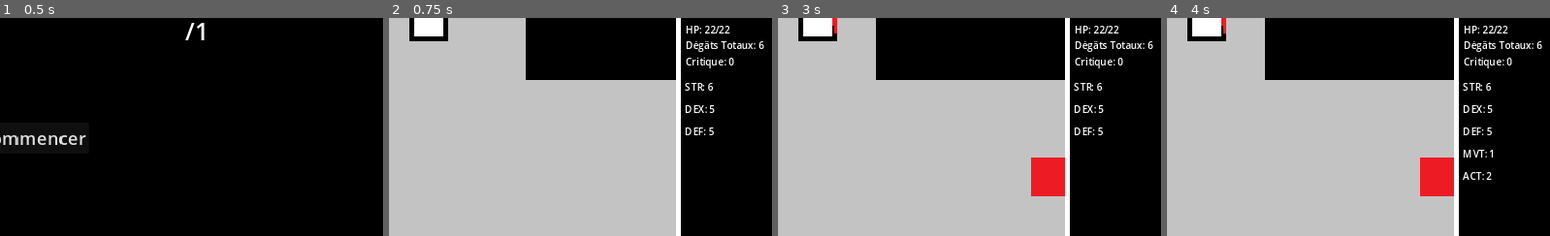
Above: before the commit, frames 1-4 (left to right).
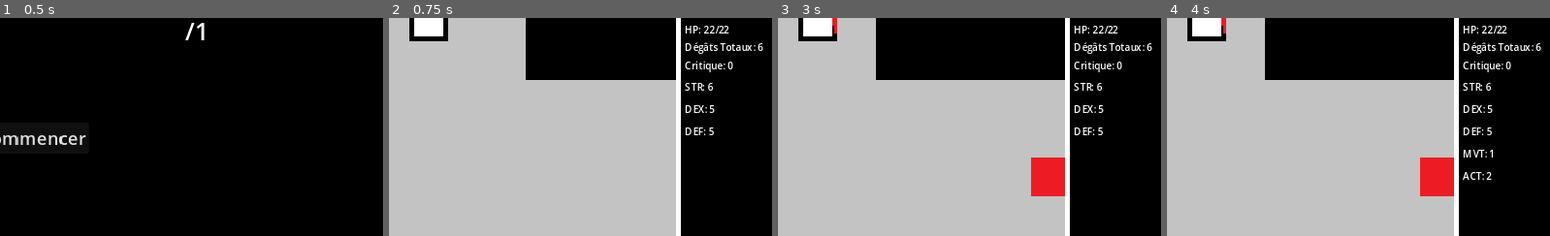
Above: after the commit, the same moments.

Repository: Deklou/Donjon_Not_Finale
Game: Godot game, scene res://root.tscn
Two runs of this game, one before a commit and one after it. Both use one fixed random seed, a clock stepped at 60 frames per second and the inputs below.
Inputs (mouse positions are % of the whole screen's width and height, from its top left):
- Up to frame 1 (0.5 s): no input
- Up to frame 2 (0.75 s): click "Commencer" at 0.5 s
- Up to frame 3 (3 s): tap Enter at 1.25, 2.75 s; drag from (85, 86) to (50, 32) at 1.27 s; tap Space at 2 s; drag from (29, 55) to (85, 86) at 2.02 s; move the mouse to (60, 28) at 2.77 s; hold D (right) from 2.78 s (still down)
- Up to frame 4 (4 s): release D (right) at 3.5 s; tap Space at 3.5 s; drag from (45, 70) to (80, 86) at 3.52 s
The pictures show only the part of the screen within x 44-94%, y 49-99%; the shares and areas given below are measured in that part.

Frame 1 is identical in both runs. In frame 2, 1.1% of the frame differs, in the area x 77-98%, y 3-25%; in frame 3, 1.1%; in frame 4, 1.1%.

Commit message:
ajout changement couleur stats interface arme équipée

Diff:
--- a/Autoload/Game_Data.gd
+++ b/Autoload/Game_Data.gd
@@ -21,6 +21,7 @@
 
 var player_MT : int = player_STR #dégâts totaux
 var player_CRT : int = 0 #% de coup critique
+var player_base_CRT : int = 0 #sert de valeur étalon pour la comparaison avec le crit
 
 #variables tampons
 
--- a/Autoload/Stats_system.gd
+++ b/Autoload/Stats_system.gd
@@ -39,6 +39,7 @@
 		GameData.player_MT = GameData.player_STR
 
 	GameData.player_CRT = GameData.player_CRT + (GameData.player_DEX/4) -1
+	GameData.player_base_CRT = GameData.player_base_CRT + (GameData.player_DEX/4) -1
 
 
 	########################################################################################################################
--- a/UI/Player_Profil_UI.gd
+++ b/UI/Player_Profil_UI.gd
@@ -3,12 +3,13 @@
 #On va chercher les différents label de l'interface droite
 
 @onready var UI_stat_LVL: Label = $LVL
+@onready var UI_stat_XP_bar : TextureProgressBar = $XP_bar
 @onready var UI_stat_XP : Label = $XP
 @onready var UI_stat_CP : Label = $CP
 
 @onready var UI_stat_HP : Label = $VBoxContainer2/HP
-@onready var UI_stat_MT : Label = $VBoxContainer2/MT
-@onready var UI_stat_CRT : Label = $VBoxContainer2/CRT
+@onready var UI_stat_MT : RichTextLabel = $VBoxContainer2/MT
+@onready var UI_stat_CRT : RichTextLabel = $VBoxContainer2/CRT
 
 @onready var UI_stat_STR : Label = $Player_Stats/STR
 @onready var UI_stat_DEX : Label = $Player_Stats/DEX
@@ -66,36 +67,48 @@
 	############### XP ################
 
 	UI_stat_XP.text = "Exp: " + str(GameData.player_XP)
-	$XP_bar.update_xp_progress(GameData.player_XP)
+	UI_stat_XP_bar.update_xp_progress(GameData.player_XP)
 
 	###################################
 
 	UI_stat_CP.text = "Point de compétence: " + str(GameData.player_CP)
 
 	UI_stat_HP.text = "HP: " + str(GameData.player_HP) + "/" + str(GameData.player_MAX_HP)
+
+	UI_stat_MT.text = "Dégâts Totaux: " + str(GameData.player_MT)
+	UI_stat_CRT.text = "Critique: " + str(GameData.player_CRT)
+
+	UI_stat_STR.text = "STR: " + str(GameData.player_STR)
+	UI_stat_DEX.text = "DEX: " + str(GameData.player_DEX)
+	UI_stat_DEF.text = "DEF: " + str(GameData.player_DEF)
+
+
+	UI_stat_MVT.text = "MVT: " + str(GameData.player_current_movement_point)
+	UI_stat_ACT.text = "ACT: " + str(GameData.player_current_action_point)
+
+	if not EntitiesState.enemy_triggered_list.is_empty():
+		UI_stat_MVT.visible = true
+		UI_stat_ACT.visible = true
+	else:
+		UI_stat_MVT.visible = false
+		UI_stat_ACT.visible = false
+
+	########################### Couleurs ###########################
 
 	if float(GameData.player_HP)/float(GameData.player_MAX_HP) <= 0.2: #décide de la couleur dès hp en fonction du %
 		UI_stat_HP.modulate = Color(1, 0, 0)  # Rouge
 	else:
 		UI_stat_HP.modulate = Color(1, 1, 1)  # Blanc
 
-	UI_stat_MT.text = "Dégâts Totaux: " + str(GameData.player_MT)
-	UI_stat_CRT.text = "Critique: " + str(GameData.player_CRT)
-
-	UI_stat_STR.text = "STR: " + str(GameData.player_STR)
-	UI_stat_DEX.text = "DEX: " + str(GameData.player_DEX)
-	UI_stat_DEF.text = "DEF: " + str(GameData.player_DEF)
-
-
-	UI_stat_MVT.text = "MVT: " + str(GameData.player_current_movement_point)
-	UI_stat_ACT.text = "ACT: " + str(GameData.player_current_action_point)
-
-	if not EntitiesState.enemy_triggered_list.is_empty():
-		$Player_Stats/MVT.visible = true
-		$Player_Stats/ACT.visible = true
-	else:
-		$Player_Stats/MVT.visible = false
-		$Player_Stats/ACT.visible = false
+	if GameState.weapon_equipped == true:
+		if GameData.player_MT > GameData.player_STR:
+			UI_stat_MT.text = "Dégâts Totaux: [color=green]" + str(GameData.player_MT) + "[/color]"
+			print(GameData.player_CRT)
+			print(GameData.player_base_CRT)
+		if GameData.player_CRT > GameData.player_base_CRT:
+			UI_stat_CRT.text = "Critique: [color=green]" + str(GameData.player_CRT) + "[/color]"
+
+	################################################################
 
 
 func stat_modifier():
--- a/UI/user_interface.tscn
+++ b/UI/user_interface.tscn
@@ -134,21 +134,28 @@
 
 [node name="VBoxContainer2" type="VBoxContainer" parent="MarginContainer_right/white_bg_right/interface_right/Player_Profil"]
 layout_mode = 0
-offset_top = 89.0
-offset_right = 116.0
-offset_bottom = 175.0
+offset_left = -1.0
+offset_top = 88.0
+offset_right = 207.0
+offset_bottom = 174.0
+theme_override_constants/separation = 7
+alignment = 1
 
 [node name="HP" type="Label" parent="MarginContainer_right/white_bg_right/interface_right/Player_Profil/VBoxContainer2"]
 layout_mode = 2
 text = "HP:"
 
-[node name="MT" type="Label" parent="MarginContainer_right/white_bg_right/interface_right/Player_Profil/VBoxContainer2"]
-layout_mode = 2
+[node name="MT" type="RichTextLabel" parent="MarginContainer_right/white_bg_right/interface_right/Player_Profil/VBoxContainer2"]
+layout_mode = 2
+bbcode_enabled = true
 text = "Dégâts Totaux:"
-
-[node name="CRT" type="Label" parent="MarginContainer_right/white_bg_right/interface_right/Player_Profil/VBoxContainer2"]
-layout_mode = 2
+fit_content = true
+
+[node name="CRT" type="RichTextLabel" parent="MarginContainer_right/white_bg_right/interface_right/Player_Profil/VBoxContainer2"]
+layout_mode = 2
+bbcode_enabled = true
 text = "Critique:"
+fit_content = true
 
 [node name="Player_Stats" type="VBoxContainer" parent="MarginContainer_right/white_bg_right/interface_right/Player_Profil"]
 layout_mode = 2
